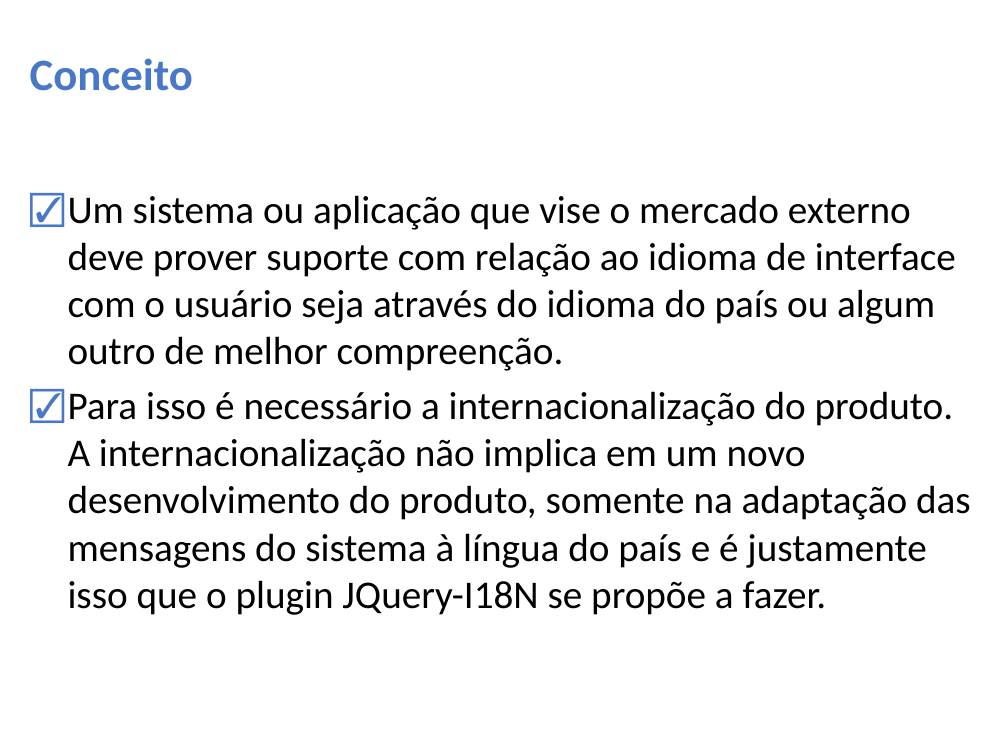
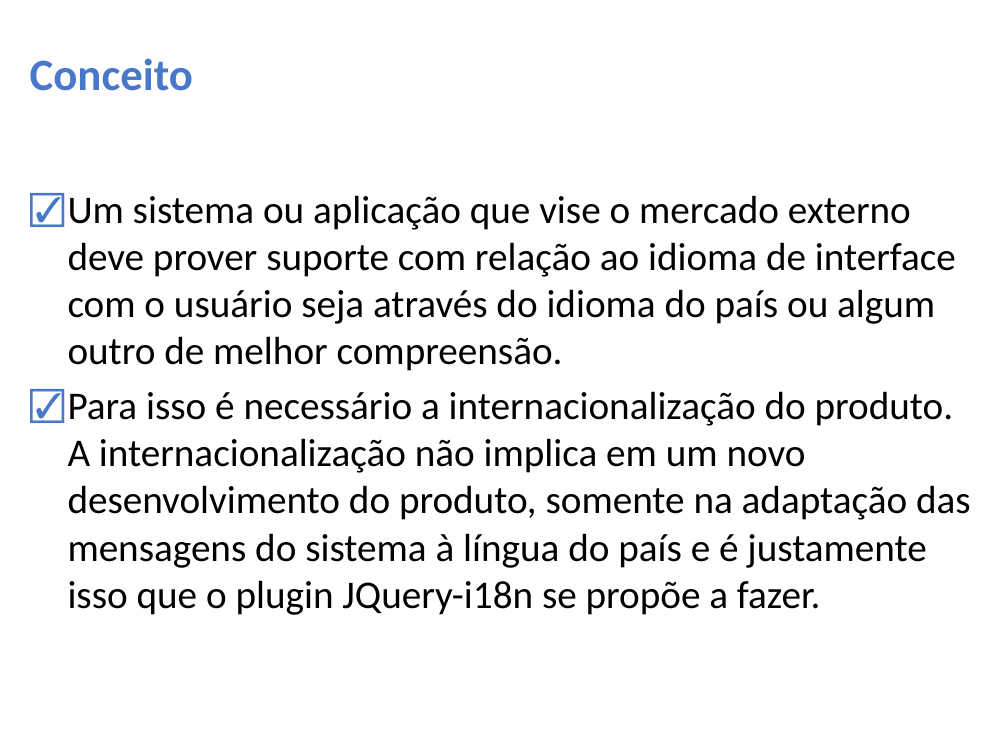
Before and after one commit to teltools/labs-jquery-i18n, a slide deck: slide 3 of I18N/I18n.pptx. Drawn at 1008x756 pixels with LibreOffice and Linux fonts; fonts in the diff are those of the drawing; background and template pictures are left out. Boxes give left, top, right and bottom in pixels: in the first picture for what was removed or moved away, otherwise in the second. Text is boxed around its words. In the diff, an @@ line names an element or a change of style, - is before the commit and + after.

```diff
--- a/I18N/I18n.pptx
+++ b/I18N/I18n.pptx
@@ text at [68, 195, 971, 615]: text changed @@
-☑ Um sistema ou aplicação que vise o mercado externo deve prover suporte com relação ao idioma de interface com o usuário seja através do idioma do país ou algum outro de melhor compreenção.
-☑ Para isso é necessário a internacionalização do produto. A internacionalização não implica em um novo desenvolvimento do produto, somente na adaptação das mensagens do sistema à língua do país e é justamente isso que o plugin JQuery-I18N se propõe a fazer.
+☑ Um sistema ou aplicação que vise o mercado externo deve prover suporte com relação ao idioma de interface com o usuário seja através do idioma do país ou algum outro de melhor compreensão.
+☑ Para isso é necessário a internacionalização do produto. A internacionalização não implica em um novo desenvolvimento do produto, somente na adaptação das mensagens do sistema à língua do país e é justamente isso que o plugin JQuery-i18n se propõe a fazer.
```
Also in this commit, not shown: 8 other slides changed.
